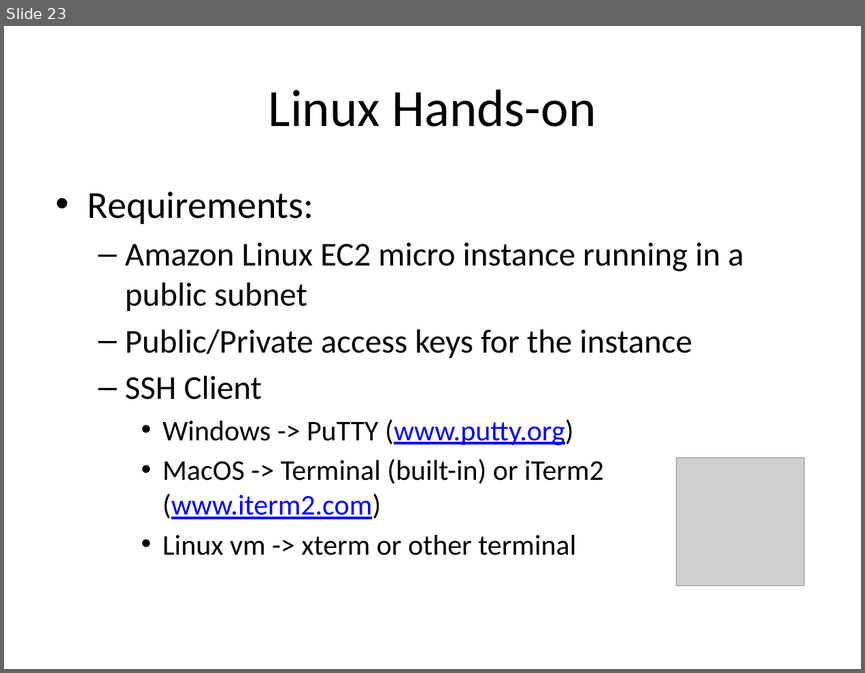
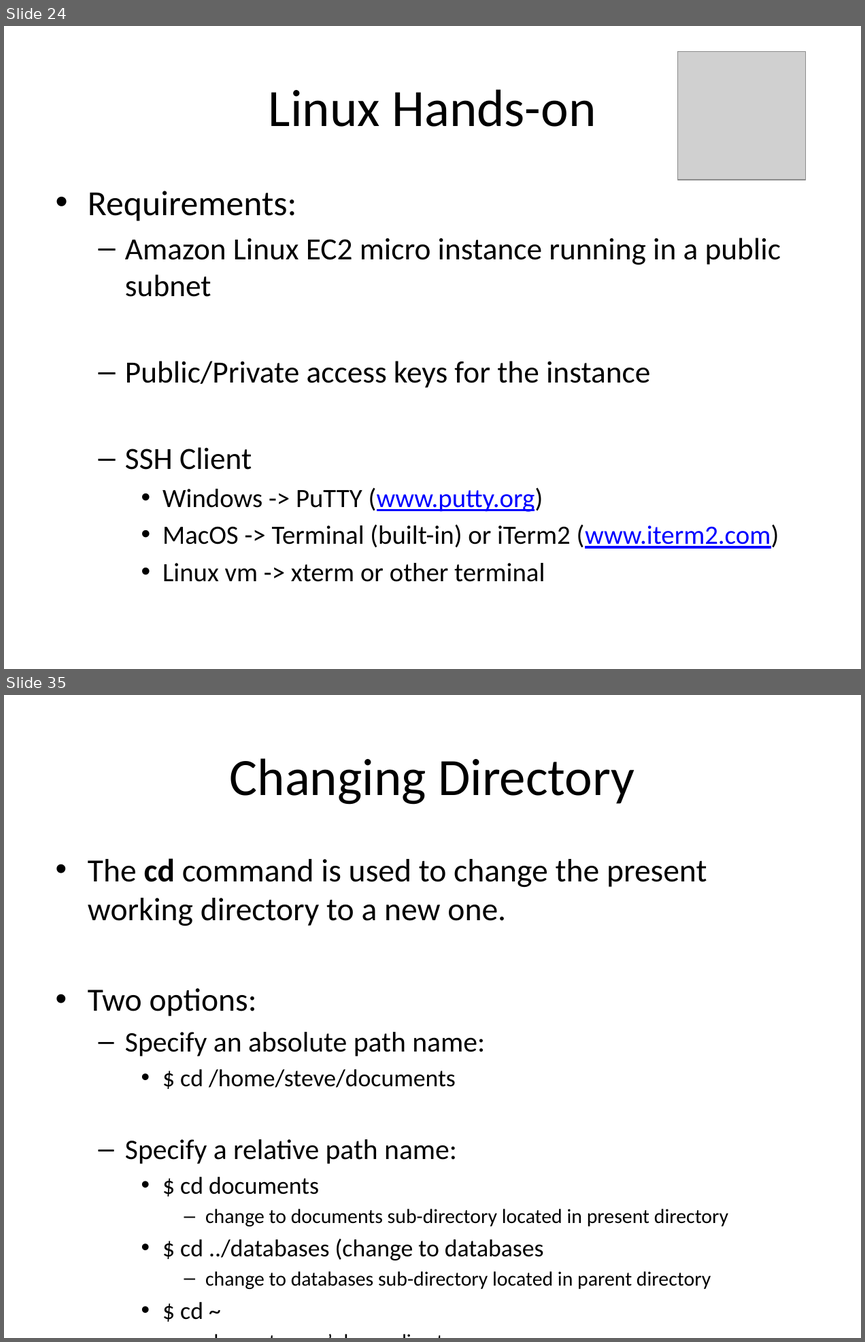
Before and after one commit to jasondbaker/infrastructure-class, a slide deck: lectures/infrastructure-week-2.pptx. Shown one above the other, each under a label of ours: slide 23 before the commit, slides 24 and 35 after it; the slides between them are not shown. The pictures are 865x673 and 865x1342 pixels, drawn with LibreOffice and Linux fonts; fonts in the diff are those of the drawing; grey boxes stand for pictures. Boxes give left, top, right and bottom in pixels: in the first picture for what was removed or moved away, otherwise in the second. Text is boxed around its words. In the diff, an @@ line names an element or a change of style, - is before the commit and + after.

```diff
--- a/lectures/infrastructure-week-2.pptx
+++ b/lectures/infrastructure-week-2.pptx
@@ slide 35 added at box(4, 695, 861, 1338), background #FFFFFF @@
@@ title added at box(230, 758, 634, 804), 44 pt, text #000000 @@
+Changing Directory
@@ text added at box(88, 858, 728, 1319), 17 pt, text #000000 @@
+• The cd command is used to change the present working directory to a new one.
+• Two options:
+  – Specify an absolute path name:
+    • $ cd /home/steve/documents
+  – Specify a relative path name:
+    • $ cd documents
+      – change to documents sub-directory located in present directory
+    • $ cd ../databases (change to databases
+      – change to databases sub-directory located in parent directory
+    • $ cd ~
+      – change to user’s home directory
@@ what was slide 23 is now slide 24 @@
@@ slide 24 changed as well @@
@@ picture: place and size @@
-picture at box(676, 458, 804, 586)
+picture at box(677, 52, 805, 180)
@@ text "Requirements:" at box(88, 191, 781, 582): size 32 to 29.6 pt in "Requirements:"; size 28 to 25.9 pt in "Amazon Linux EC2 micro instance running in ...", "Public/Private access keys for the instance", "SSH Client"; size 24 to 22.2 pt in "Windows -> PuTTY (www.putty.org)", "MacOS -> Terminal (built-in) or iTerm2 (www.iterm2.com)", "Linux vm -> xterm or other terminal" @@
```
Also in this commit, not shown: 2 other slides changed, 27 other slides added, 1 slide removed.
